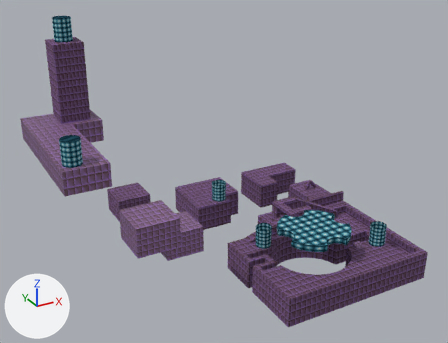
A saved change to the Blender file blender/killer.blend.
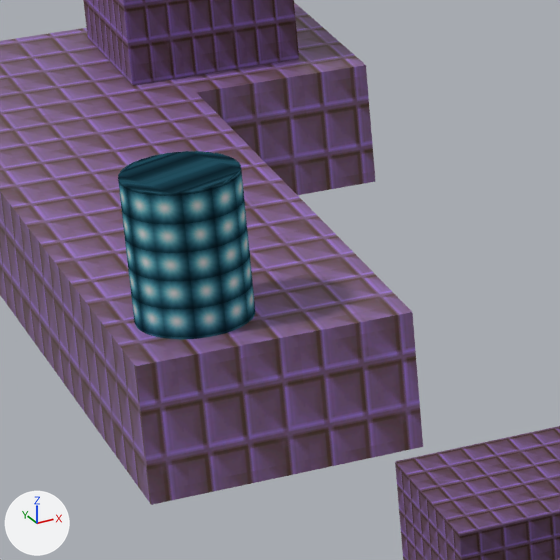
The first picture shows the older version from a 50 mm camera at (-25.3, -23.2, 19.9) aimed at (-9.0, 6.5, 5.1). The close-ups show both versions on the part from 9% to 30% of the width and 32% to 60% of the height of that picture; other places that the commit changed are outside them. Every picture has the same lights, and +X, +Y and +Z are marked at lower left.

Objects in the first close-up: 'Cube-col.002', 'Cube-col.003', 'cube-col', 'lamp-col.003'.
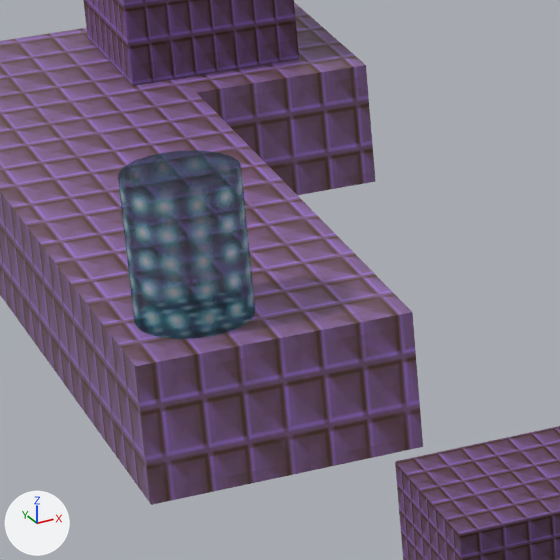
Diff of the bpy script that builds the scene:
```diff
--- a/blender/killer.blend.py
+++ b/blender/killer.blend.py
@@ mat_material_002 @@
 mat_material_002.specular_ior_level = 0.0
+mat_material_002.alpha = 0.509
@@ ob_lamp_col_003 @@
 ob_lamp_col_003 = bpy.data.objects.new('lamp-col.003', me_cylinder_004)
-ob_lamp_col_003.location = (-18.77, 3.81, 9.06)
+ob_lamp_col_003.location = (-18.77, 3.81, 9.07)
```

Location of each change, (x1, y1, x2, y2) in pixels of the close-ups (560 x 560 px):
'lamp-col.003', surface changed, moved (cyan to blue)
    before: (118, 151, 255, 339)
    after: (118, 150, 255, 339)
